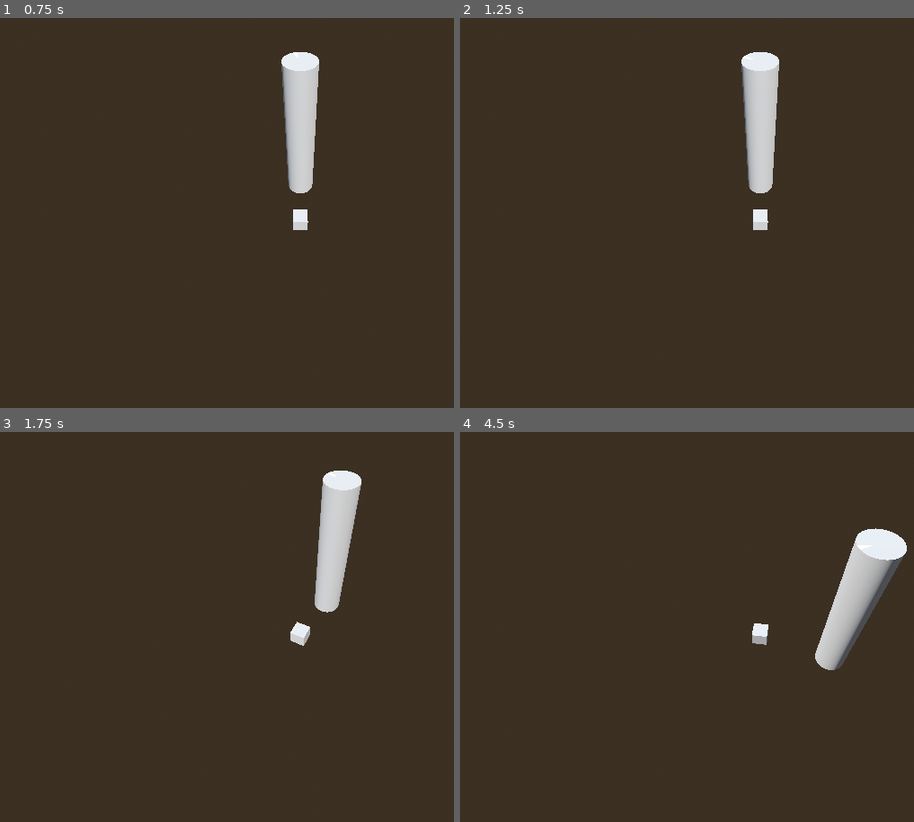
Above: before the commit, frames 1-4 (two rows, left to right).
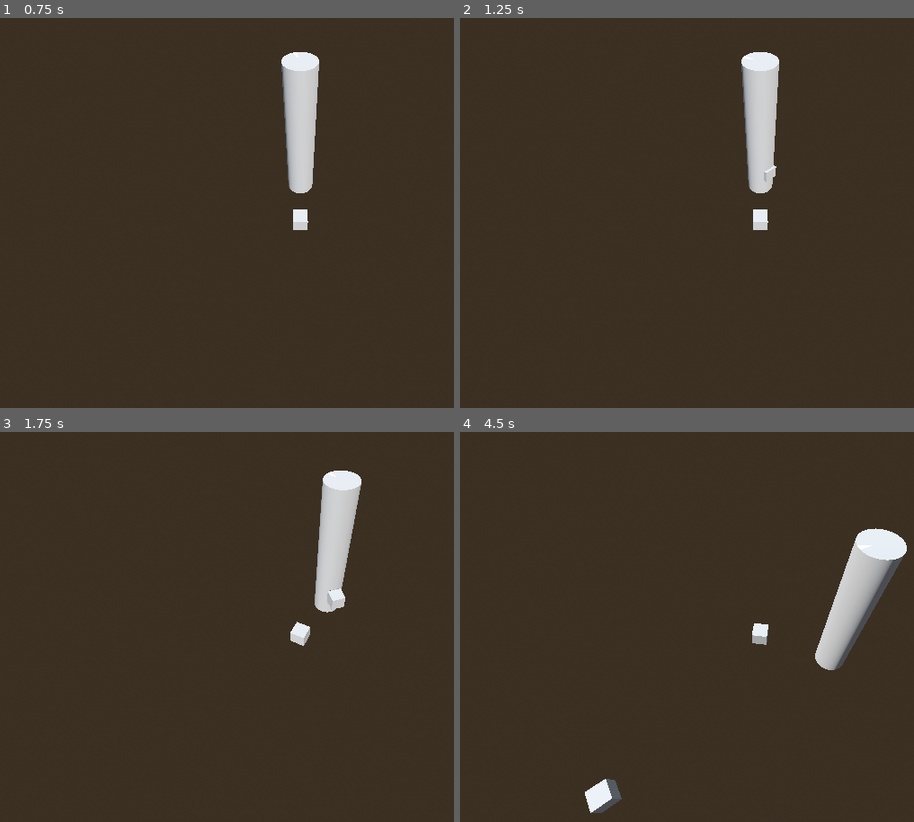
Above: after the commit, the same moments.

Repository: Yrthgze/Lighthouse
Game: Godot game, scene res://scenes/main_level.tscn
Two runs of this game, one before a commit and one after it. Both use one fixed random seed, a clock stepped at 60 frames per second and the inputs below.
Inputs:
- Up to frame 1 (0.75 s): tap Enter at 0.5 s; hold D (rotate_lighthouse_right) from 0.53 s (still down)
- Up to frame 2 (1.25 s): keep holding D (rotate_lighthouse_right)
- Up to frame 3 (1.75 s): tap Space at 1.25 s; release D (rotate_lighthouse_right) at 1.28 s; hold Q (rotate_left) from 1.28 s (still down)
- Up to frame 4 (4.5 s): release Q (rotate_left) at 2.03 s; hold D (rotate_lighthouse_right) 2.03-3.53 s; hold Q (rotate_left) from 3.53 s (still down)

Frame 1 is identical in both runs. In frame 2, less than 0.1% of the frame differs, in the area x 66-70%, y 37-43%; in frame 3, 0.1%; in frame 4, 0.5%, in the area x 27-36%, y 88-98%.

Commit message:
[TheLighthouse]: Boat acceleration and desaceleration, reworked to work with time and curve progress, not meters.

Diff:
--- a/scripts/allies/boat.gd
+++ b/scripts/allies/boat.gd
@@ -7,29 +7,20 @@
 var is_moving: bool = false
 # Variables de configuración
 var max_speed = 10.0  # Velocidad máxima en unidades por segundo
-var acceleration_duration = 2.0  # Duración en segundos para alcanzar la velocidad máxima
-var deceleration_distance = 5.0  # Distancia desde el final de la curva donde comenzará a desacelerar
+var acceleration_duration = 4.0  # Duración en segundos para alcanzar la velocidad máxima
+var deceleration_progress = 0.5  # Distancia desde el final de la curva donde comenzará a desacelerar
+var start_time = 0.0  # Tiempo de inicio del movimiento
+var acceleration_ratio = 0.0
 
 func _ready():
 	nav_path_follower.progress = 0.0
-	set_target_position(Vector3(10,0, 10))
+	set_target_position(Vector3(50,0, 50))
 
 func _process(delta):
 	if is_moving:
 		var progress_ratio = nav_path_follower.progress_ratio
-		var distance_to_end = 1.0 - progress_ratio
-		 # Aceleración suave al principio
-		if progress_ratio < (acceleration_duration * max_speed):
-			# Ease-in al inicio
-			var acceleration_ratio = progress_ratio / (acceleration_duration / nav_path.curve.get_baked_length())
-			current_speed = lerp(0.0, max_speed, acceleration_ratio)
-		# Desaceleración suave al final
-		elif distance_to_end < deceleration_distance:
-			# Ease-out al final
-			current_speed = lerp(0.0, max_speed, distance_to_end / deceleration_distance)
-		else:
-			# Mantener la velocidad máxima
-			current_speed = max_speed
+		current_speed = get_current_speed(progress_ratio)
+		print(current_speed)
 		# Avanzar a lo largo de la curva
 		nav_path_follower.progress_ratio += current_speed * delta * 0.01
 		global_transform.origin = nav_path_follower.global_transform.origin
@@ -39,7 +30,28 @@
 		if progress_ratio >= 0.9:
 			nav_path_follower.progress_ratio = 1.0
 			is_moving = false
+			current_speed = 0
 
+func get_current_acceleration(progress_ratio: float) -> float:
+	var elapsed_time = (Time.get_ticks_msec() / 1000.0) - start_time
+	var distance_to_end = 1.0 - progress_ratio
+	# Ease-in at first
+	if elapsed_time < acceleration_duration:
+		print("accelerating")
+		acceleration_ratio = elapsed_time / acceleration_duration
+	# Ease-in at end
+	elif distance_to_end < deceleration_progress:
+		print("deccelerating")
+		acceleration_ratio = distance_to_end / deceleration_progress
+	# Max speed otherwise
+	else:
+		print("max-speed")
+		acceleration_ratio = 1.0
+	return acceleration_ratio
+
+func get_current_speed(progress_ratio: float) -> float:
+	var current_acceleration = get_current_acceleration(progress_ratio)
+	return lerp(0.0, max_speed, current_acceleration)
 
 func get_turn_direction_point(start_pos: Vector3,target_pos: Vector3) -> Vector3:
 	var direction_vector = target_pos - start_pos
@@ -73,3 +85,5 @@
 
 		nav_path_follower.progress = 0 # Reinicia el offset para empezar el movimiento
 		is_moving = true
+		start_time = Time.get_ticks_msec() / 1000.0  # Obtener el tiempo actual en segundos
+		acceleration_ratio = 0.0
